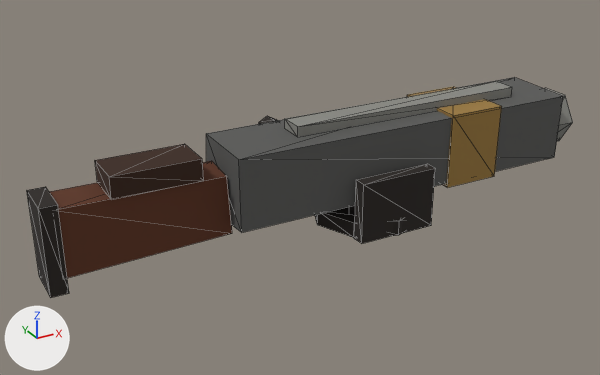
The glTF model game/public/models/wrec_sniper.glb, before and after one commit.
Before and after are seen from a 50 mm camera at (-0.842, -1.256, 0.716) aimed at (-0.132, 0.035, 0.071). Every picture has the same lights, and +X, +Y and +Z are marked at lower left. The picture after the commit comes second. Mesh edges are drawn as thin lines. Vertices at exactly the same position are counted once.

The first picture shows 'wrec_sniper'.
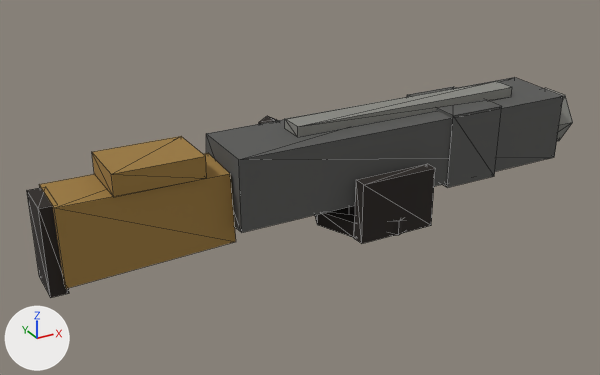
Scene script edits in JSON lines:
```json
{"block": "me_cylinder", "where": "me_cylinder.from_pydata(...)  # 120 vertices, 188 faces; spans x -0.635..0.48, y -0.112..0.155, z -0.01..0.22"}
{"block": "me_cylinder", "where": "# used by ob_wrec_sniper; location = (0.0, 0.0, 0.0)"}
{"block": "me_cylinder", "change": "me_cylinder part 1: the loose piece of 8 vertices spanning x -0.52..-0.36, y -0.04..0.04, z 0.16..0.2 is scaled about its middle by (1, 1.38, 1), then moved by (0.0, 0.0, 0.01)"}
{"block": "me_cylinder", "change": "me_cylinder part 2"}
{"op": "set", "path": "me_cylinder.vertices[104].co", "old": "(-0.611, -0.037, 0.037)", "new": "(-0.611, -0.052, 0.027)", "note": "pixel (63, 279) -> pixel (66, 288)"}
{"op": "set", "path": "me_cylinder.vertices[105].co", "old": "(-0.613, -0.037, 0.161)", "new": "(-0.613, -0.052, 0.171)", "note": "pixel (52, 210) -> pixel (54, 207)"}
{"op": "set", "path": "me_cylinder.vertices[106].co", "old": "(-0.607, 0.033, 0.043)", "new": "(-0.607, 0.048, 0.033)"}
{"op": "set", "path": "me_cylinder.vertices[107].co", "old": "(-0.613, 0.035, 0.162)", "new": "(-0.613, 0.05, 0.172)", "note": "not seen -> pixel (39, 184)"}
{"op": "set", "path": "me_cylinder.vertices[108].co", "old": "(-0.307, -0.032, 0.044)", "new": "(-0.307, -0.047, 0.034)", "note": "pixel (232, 233) -> pixel (236, 241)"}
{"op": "set", "path": "me_cylinder.vertices[109].co", "old": "(-0.313, -0.032, 0.156)", "new": "(-0.313, -0.047, 0.166)", "note": "pixel (226, 176) -> pixel (230, 173)"}
{"op": "set", "path": "me_cylinder.vertices[110].co", "old": "(-0.31, 0.034, 0.039)", "new": "(-0.31, 0.049, 0.029)"}
{"op": "set", "path": "me_cylinder.vertices[111].co", "old": "(-0.313, 0.034, 0.161)", "new": "(-0.313, 0.049, 0.171)", "note": "pixel (211, 160) -> pixel (208, 152)"}
{"block": "me_cylinder", "change": "me_cylinder part 3: all 12 faces that had it switch from mat_paint (brown #9c7a3e) to mat_metal (dark grey #5a5a58)"}
{"block": "me_cylinder", "change": "me_cylinder part 4: all 12 faces that had it switch from mat_rust_side (brown #5e3420) to mat_paint (brown #9c7a3e)"}
{"block": "me_cylinder", "change": "me_cylinder part 5: all 12 faces that had it switch from mat_rust_dark (brown #3a2418) to mat_paint (brown #9c7a3e)"}
```

Pixel boxes (x1, y1, x2, y2) of what changed, in the pictures (600 x 375 px; the box of a moved part takes in the faces that stretch with it):
```json
{"object": "wrec_sniper", "change": "reshaped, recoloured", "before": [27, 77, 573, 298], "after": [27, 77, 573, 298]}
{"part": 1, "of": "me_cylinder", "change": "moved or reshaped", "before": [95, 144, 204, 200], "after": [92, 136, 207, 197]}
{"part": 2, "of": "me_cylinder", "change": "moved or reshaped", "before": [49, 161, 232, 278], "after": [39, 153, 236, 289]}
{"part": 3, "of": "me_cylinder", "change": "recoloured", "before": [407, 87, 502, 188], "after": [407, 87, 502, 188], "on screen": "brown to dark grey"}
{"part": 4, "of": "me_cylinder", "change": "recoloured", "before": [49, 161, 232, 278], "after": [39, 153, 236, 289]}
{"part": 5, "of": "me_cylinder", "change": "recoloured", "before": [95, 144, 204, 200], "after": [92, 136, 207, 197]}
```
